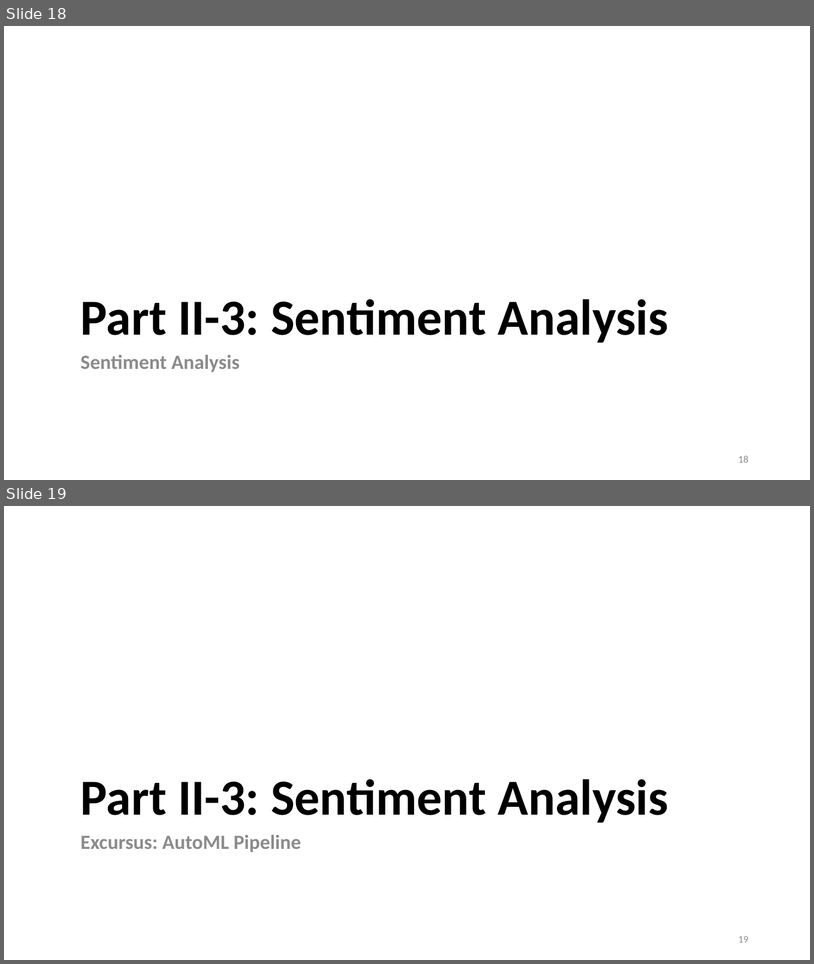
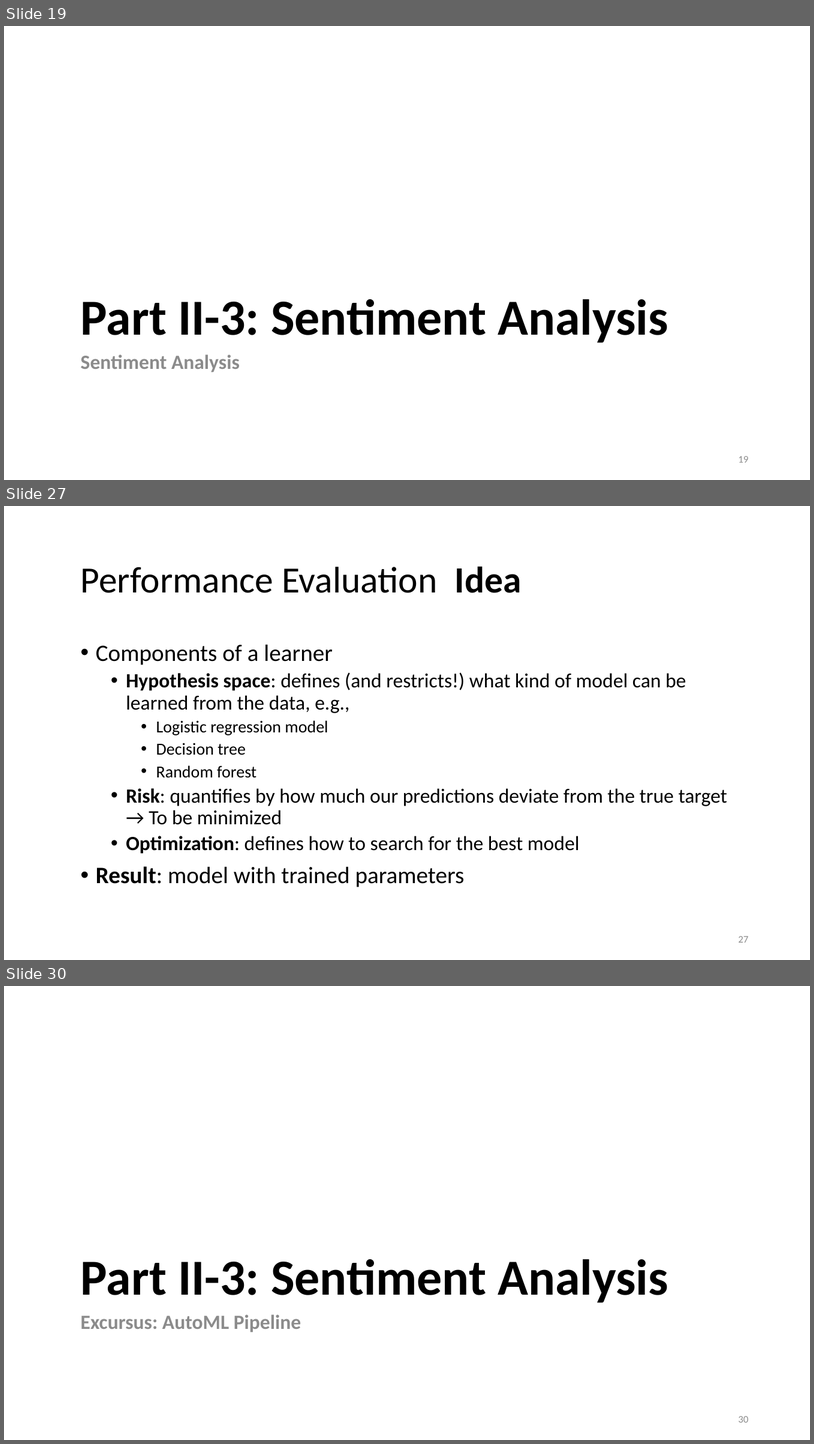
Before and after one commit to lisa-wm/consulting, a slide deck: 5_seminar/Contents_Part_02/slides/slides_II_3.pptx. Shown one above the other, each under a label of ours: slides 18 and 19 before the commit, slides 19, 27 and 30 after it; the slides between them are not shown. The pictures are 814x964 and 814x1444 pixels, drawn with LibreOffice and Linux fonts; fonts in the diff are those of the drawing. Boxes give left, top, right and bottom in pixels: in the first picture for what was removed or moved away, otherwise in the second. Text is boxed around its words. In the diff, an @@ line names an element or a change of style, - is before the commit and + after.

```diff
--- a/5_seminar/Contents_Part_02/slides/slides_II_3.pptx
+++ b/5_seminar/Contents_Part_02/slides/slides_II_3.pptx
@@ slide 27 added at [4, 506, 810, 960], background #FFFFFF @@
@@ title added at [81, 566, 522, 593], 44 pt, text #000000 @@
+Performance Evaluation Idea
@@ text added at [96, 644, 728, 887], 24 pt, text #000000 @@
+• Components of a learner
+  • Hypothesis space: defines (and restricts!) what kind of model can be learned from the data, e.g.,
+    • Logistic regression model
+    • Decision tree
+    • Random forest
+  • Risk: quantifies by how much our predictions deviate from the true target
+    → To be minimized
+  • Optimization: defines how to search for the best model
+• Result: model with trained parameters
@@ page number added at [738, 936, 749, 942], 12 pt, text #8C8C8C @@
+27
@@ what was slide 18 is now slide 19 @@
@@ page number at [738, 456, 749, 462]: text changed @@
-18
+19
@@ what was slide 19 is now slide 30 @@
@@ page number at [738, 1416, 749, 1422]: text changed @@
-19
+30
```
Also in this commit, not shown: 3 slides changed, 11 other slides added, 1 slide removed, 3 other files.
